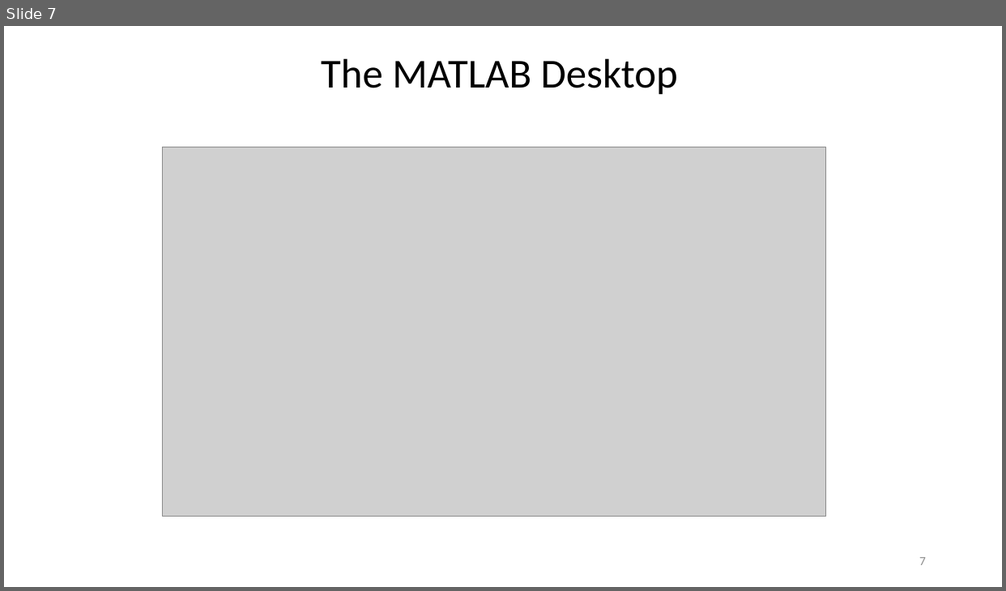
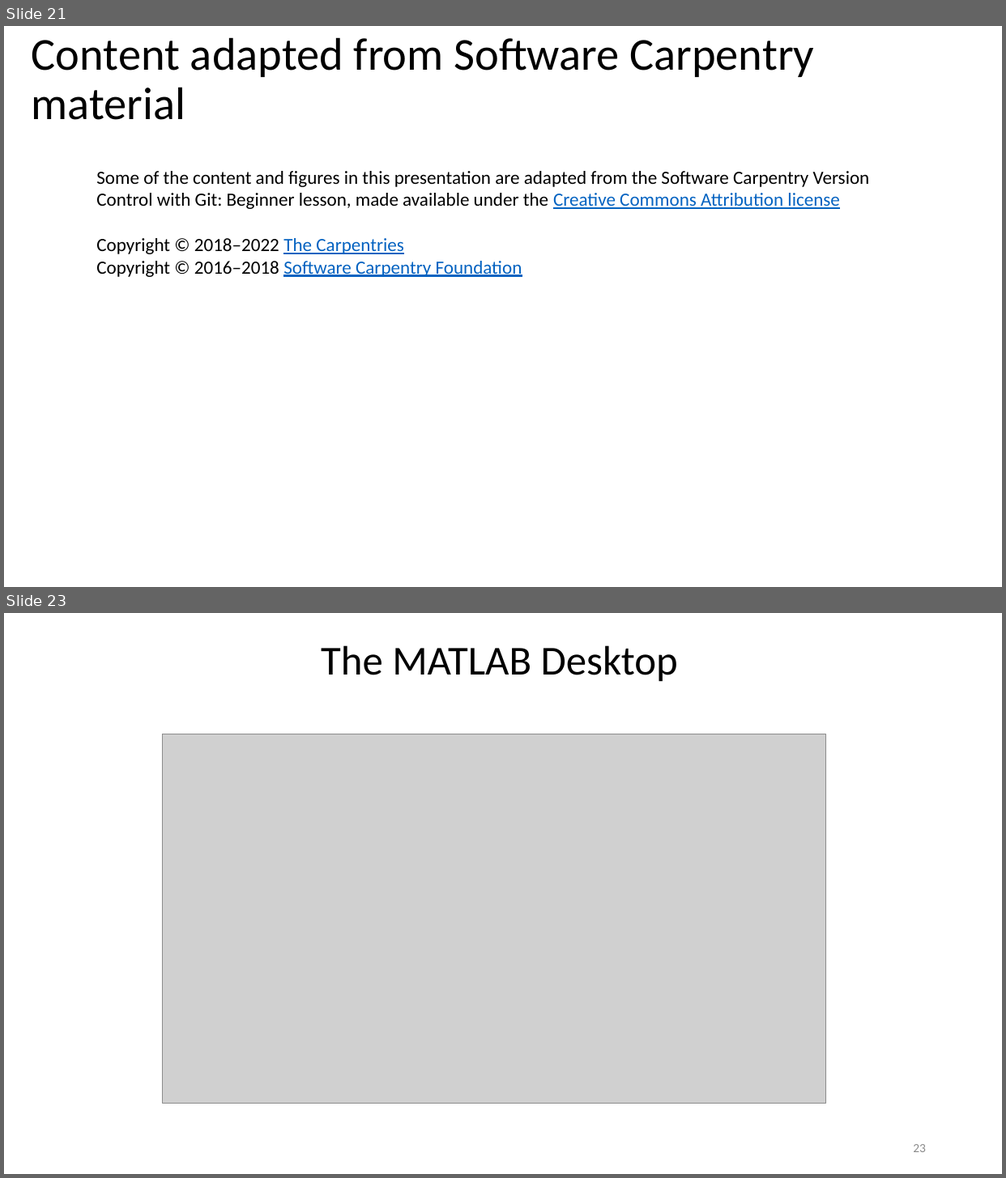
Before and after one commit to louisepb/Nottingham_Workshop, a slide deck: InstructorMaterials/Best Practices for Software Development using MATLAB.pptx. Shown one above the other, each under a label of ours: slide 7 before the commit, slides 21 and 23 after it; the slides between them are not shown. The pictures are 1006x591 and 1006x1178 pixels, drawn with LibreOffice and Linux fonts; fonts in the diff are those of the drawing; grey boxes stand for pictures. Boxes give left, top, right and bottom in pixels: in the first picture for what was removed or moved away, otherwise in the second. Text is boxed around its words. In the diff, an @@ line names an element or a change of style, - is before the commit and + after.

Commit message:
Updated git material in lesson and powerpoint

```diff
--- a/InstructorMaterials/Best Practices for Software Development using MATLAB.pptx
+++ b/InstructorMaterials/Best Practices for Software Development using MATLAB.pptx
@@ slide 21 added at [4,26,1002,587], background #FFFFFF @@
@@ title added at [32,37,814,120], 44 pt, text #000000 @@
+Content adapted from Software Carpentry material
@@ text added at [96,171,870,277], 18 pt, text #000000 @@
+Some of the content and figures in this presentation are adapted from the Software Carpentry Version Control with Git: Beginner lesson, made available under the Creative Commons Attribution license
+Copyright © 2018–2022 The Carpentries
+Copyright © 2016–2018 Software Carpentry Foundation
@@ what was slide 7 is now slide 23 @@
@@ page number at [913,1144,926,1152]: text changed @@
-7
+23
```
Also in this commit, not shown: 3 slides changed, 17 other slides added, 2 slides removed, 2 other files.
